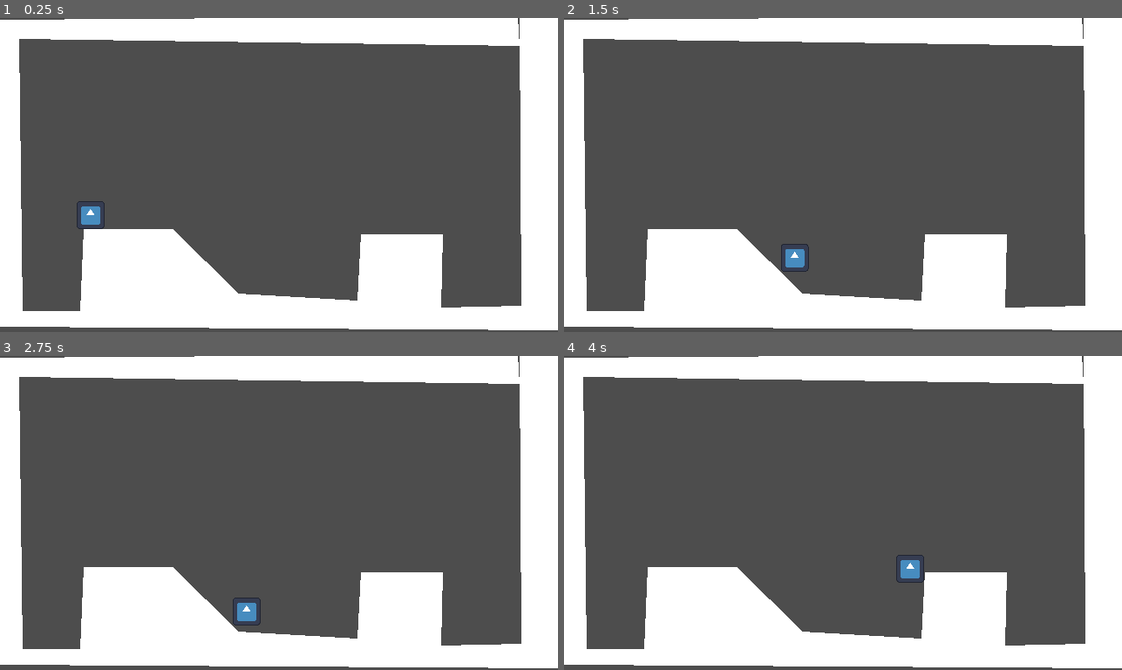
Above: before the commit, frames 1-4 (two rows, left to right).
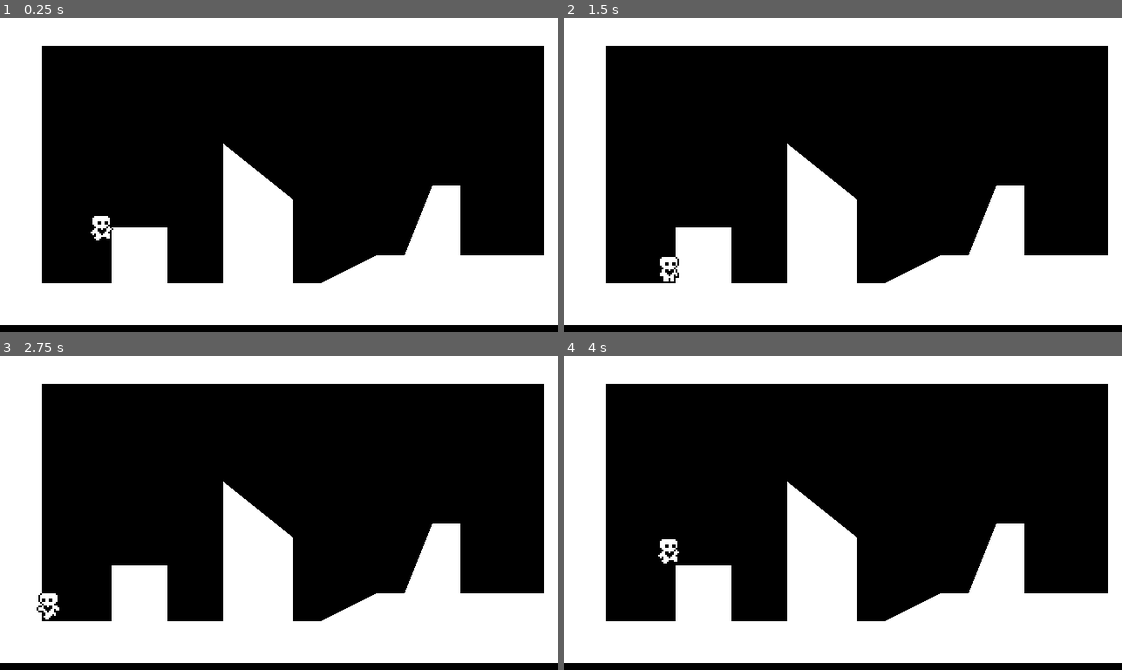
Above: after the commit, the same moments.

Repository: Jordla/HeartPlatformer-Godot-4-Tutorial
Game: Godot game, scene res://world.tscn
Same seed, same stepped clock (60 frames per second), same inputs: the game is played once before the commit and once after it. The engine's default icon, where the game draws it, is replaced by a stand-in: a white triangle on a blue panel in a dark square.
Inputs:
- Up to frame 1 (0.25 s): no input
- Up to frame 2 (1.5 s): tap Enter (ui_accept) at 0.5, 0.77 s; hold Right (ui_right) from 0.53 s (still down)
- Up to frame 3 (2.75 s): tap Enter (ui_accept) at 1.52 s; release Right (ui_right) at 2.03 s; hold Left (ui_left) from 2.03 s (still down)
- Up to frame 4 (4 s): release Left (ui_left) at 2.78 s; hold Right (ui_right) from 2.78 s (still down); tap Enter (ui_accept) at 3.02, 3.77 s

The runs differ from the first frame. In frame 1, 73% of the frame differs, in the area x 0-100%, y 0-100%; in frame 2, 73%; in frame 3, 73%; in frame 4, 73%.

Commit message:
Finish remaining part of P1 tutorial video, Add spritesheet animations and delgate player logic to seperate functions

Diff:
--- a/player.gd
+++ b/player.gd
@@ -8,15 +8,18 @@
 
 # Get the gravity from the project settings to be synced with RigidBody nodes.
 var gravity = ProjectSettings.get_setting("physics/2d/default_gravity")
+@onready var animated_sprite_2d = $AnimatedSprite2D
 
 
 func _physics_process(delta): # Ran everysingle physics frame (60 ticks per second, therefore called 60 times a second) - Delta: Time between each frame
 	apply_gravity(delta) # try commenting out gravity function to see what happens
 	handle_jump()
+
 	# Get the input direction and handle the movement/deceleration.
 	var input_axis = Input.get_axis("ui_left", "ui_right") # Returns an int, ui_left --> return -1, ui_right --> return 1, returns 0 if we press neither or both
 	handle_acceleration(input_axis, delta)
 	apply_friction(input_axis, delta)
+	update_animation(input_axis)
 
 
 	# print(delta) - checking what delta doe
@@ -29,7 +32,6 @@
 		velocity.y += gravity * delta # Apply fraction of gravity per tick, delta > 1, then velocity.y is increased to catchup on time gap
 
 func handle_jump():
-	# Handle jump.
 	if is_on_floor():
 		if Input.is_action_just_pressed("ui_accept"): # Removing is_on_floor() enables endless jumping/flying
 			velocity.y = JUMP_VELOCITY # Jump veloicty applied imm but
@@ -44,3 +46,13 @@
 func handle_acceleration(input_axis, delta):
 	if input_axis != 0:
 		velocity.x = move_toward(velocity.x, SPEED * input_axis, ACCELERATION * delta)
+
+func update_animation(input_axis):
+	if input_axis != 0:
+		animated_sprite_2d.flip_h = (input_axis < 0)
+		animated_sprite_2d.play("run")
+	else:
+		animated_sprite_2d.play("idle")
+
+	if not is_on_floor():
+		animated_sprite_2d.play("jump") # Order of jump is last and can override the previous animations
--- a/player.tscn
+++ b/player.tscn
@@ -1,22 +1,95 @@
-[gd_scene load_steps=4 format=3 uid="uid://bfignkbu2le1"]
+[gd_scene load_steps=13 format=3 uid="uid://bfignkbu2le1"]
 
-[ext_resource type="Texture2D" uid="uid://dg6p08x6f1i47" path="res://icon.svg" id="1_clqib"]
 [ext_resource type="Script" path="res://player.gd" id="1_ocge5"]
+[ext_resource type="Texture2D" uid="uid://bilfpa4y5ho7i" path="res://player.png" id="2_s0uo1"]
+
+[sub_resource type="AtlasTexture" id="AtlasTexture_yanaa"]
+atlas = ExtResource("2_s0uo1")
+region = Rect2(72, 0, 24, 20)
+
+[sub_resource type="AtlasTexture" id="AtlasTexture_byo77"]
+atlas = ExtResource("2_s0uo1")
+region = Rect2(144, 0, 24, 20)
+
+[sub_resource type="AtlasTexture" id="AtlasTexture_fnuqw"]
+atlas = ExtResource("2_s0uo1")
+region = Rect2(24, 0, 24, 20)
+
+[sub_resource type="AtlasTexture" id="AtlasTexture_toel7"]
+atlas = ExtResource("2_s0uo1")
+region = Rect2(48, 0, 24, 20)
+
+[sub_resource type="AtlasTexture" id="AtlasTexture_d6l4y"]
+atlas = ExtResource("2_s0uo1")
+region = Rect2(72, 0, 24, 20)
+
+[sub_resource type="AtlasTexture" id="AtlasTexture_qgb2r"]
+atlas = ExtResource("2_s0uo1")
+region = Rect2(96, 0, 24, 20)
+
+[sub_resource type="AtlasTexture" id="AtlasTexture_eooi6"]
+atlas = ExtResource("2_s0uo1")
+region = Rect2(120, 0, 24, 20)
+
+[sub_resource type="AtlasTexture" id="AtlasTexture_5y00q"]
+atlas = ExtResource("2_s0uo1")
+region = Rect2(0, 0, 24, 20)
+
+[sub_resource type="SpriteFrames" id="SpriteFrames_dq8nl"]
+animations = [{
+"frames": [{
+"duration": 1.0,
+"texture": SubResource("AtlasTexture_yanaa")
+}],
+"loop": true,
+"name": &"idle",
+"speed": 10.0
+}, {
+"frames": [{
+"duration": 1.0,
+"texture": SubResource("AtlasTexture_byo77")
+}],
+"loop": true,
+"name": &"jump",
+"speed": 10.0
+}, {
+"frames": [{
+"duration": 1.0,
+"texture": SubResource("AtlasTexture_fnuqw")
+}, {
+"duration": 1.0,
+"texture": SubResource("AtlasTexture_toel7")
+}, {
+"duration": 1.0,
+"texture": SubResource("AtlasTexture_d6l4y")
+}, {
+"duration": 1.0,
+"texture": SubResource("AtlasTexture_qgb2r")
+}, {
+"duration": 1.0,
+"texture": SubResource("AtlasTexture_eooi6")
+}, {
+"duration": 1.0,
+"texture": SubResource("AtlasTexture_5y00q")
+}],
+"loop": true,
+"name": &"run",
+"speed": 10.0
+}]
 
 [sub_resource type="RectangleShape2D" id="RectangleShape2D_yhsfp"]
-size = Vector2(16, 16)
+size = Vector2(8, 16)
 
 [node name="Player" type="CharacterBody2D"]
-position = Vector2(6, 6)
 floor_constant_speed = true
 floor_snap_length = 3.0
 script = ExtResource("1_ocge5")
 
-[node name="Sprite2D" type="Sprite2D" parent="."]
-position = Vector2(-6, -6)
-scale = Vector2(0.125, 0.125)
-texture = ExtResource("1_clqib")
+[node name="AnimatedSprite2D" type="AnimatedSprite2D" parent="."]
+position = Vector2(0, -10)
+sprite_frames = SubResource("SpriteFrames_dq8nl")
+animation = &"idle"
 
 [node name="CollisionShape2D" type="CollisionShape2D" parent="."]
-position = Vector2(-6, -6)
+position = Vector2(0, -8)
 shape = SubResource("RectangleShape2D_yhsfp")
--- a/world.gd
+++ b/world.gd
@@ -8,4 +8,5 @@
 @onready var polygon_2d = $StaticBody2D/Polygon2D # Control drag shortcut
 
 func _ready():
+	RenderingServer.set_default_clear_color(Color.BLACK)
 	polygon_2d.polygon = collision_polygon_2d.polygon # Set the empty list of polygons to be the list of polygon from the collison node
--- a/world.tscn
+++ b/world.tscn
@@ -10,7 +10,7 @@
 
 [node name="CollisionPolygon2D" type="CollisionPolygon2D" parent="StaticBody2D"]
 position = Vector2(-1, 1)
-polygon = PackedVector2Array(1, 0, 1, 176, 321, 178, 322, -2, 299, -1, 300, 164, 254, 165, 255, 123, 208, 123, 206, 161, 138, 157, 100, 120, 49, 120, 47, 167, 14, 167, 12, 11, 299, 15, 298, -2)
+polygon = PackedVector2Array(1, -1, 25, -1, 25, 151, 65, 151, 65, 119, 97, 119, 97, 151, 129, 151, 129, 71, 169, 103, 169, 151, 185, 151, 217, 135, 233, 135, 249, 95, 265, 95, 265, 135, 313, 135, 313, 15, 25, 15, 25, -1, 321, -1, 321, 175, 1, 175)
 
 [node name="Polygon2D" type="Polygon2D" parent="StaticBody2D"]
 position = Vector2(-1, 1)
Binary file added: player.png
Not shown, added: player.png.import
